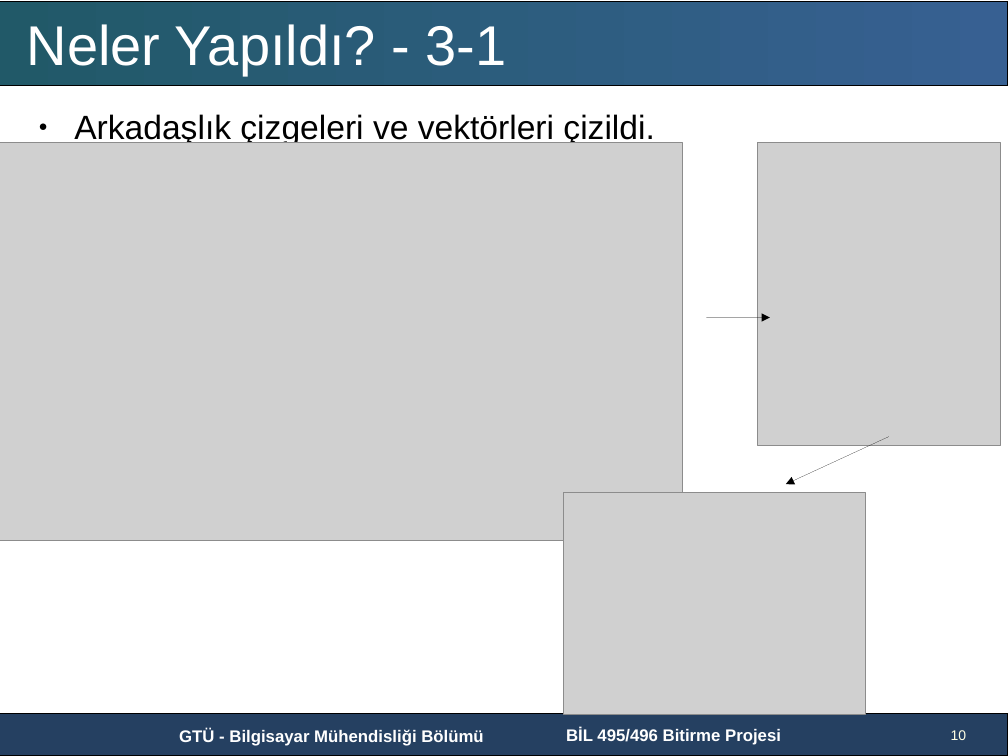
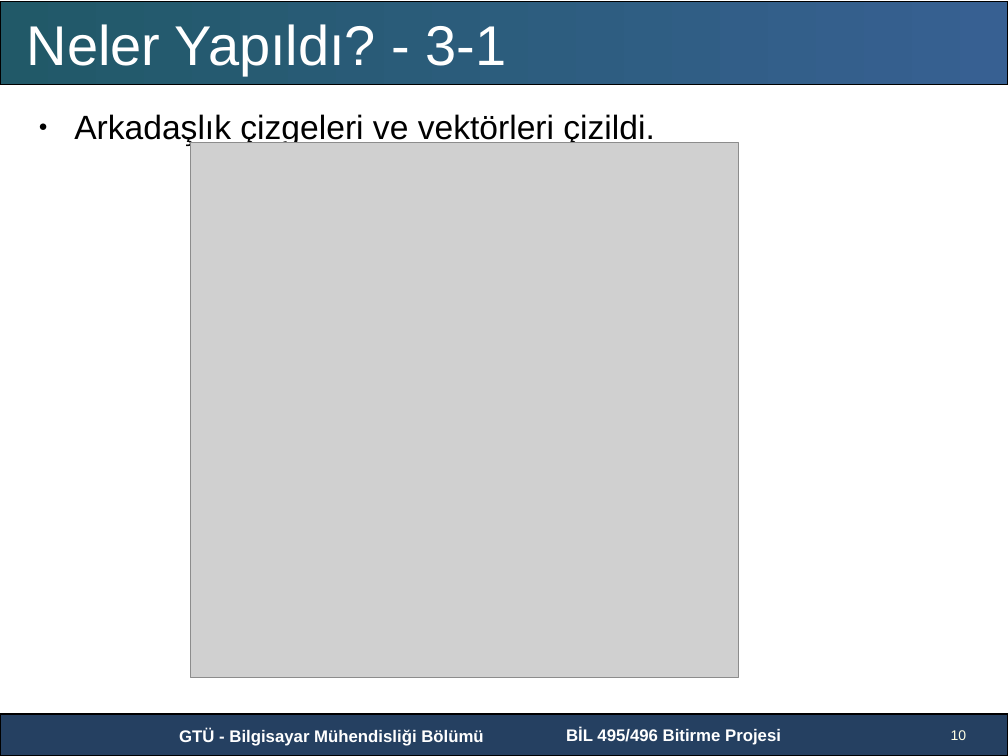
Before and after one commit to GTU-Projects/CSE496_Node2Vec_2018, a slide deck: slide 10 of Presentations/Presentation2.pptx. Drawn at 1008x756 pixels with LibreOffice and Linux fonts; fonts in the diff are those of the drawing; grey boxes stand for pictures; background and template pictures are left out. Boxes give left, top, right and bottom in pixels: in the first picture for what was removed or moved away, otherwise in the second. Text is boxed around its words. In the diff, an @@ line names an element or a change of style, - is before the commit and + after.

```diff
--- a/Presentations/Presentation2.pptx
+++ b/Presentations/Presentation2.pptx
@@ picture: place and size @@
-picture at (0, 143, 682, 540)
+picture at (191, 143, 738, 677)
@@ picture removed at (758, 143, 1001, 446) @@
@@ arrow removed from (707, 318) to (770, 318) @@
@@ arrow removed from (889, 436) to (786, 484) @@
@@ picture removed at (563, 493, 865, 715) @@
```
Also in this commit, not shown: 5 other slides changed, 2 slides added, 2 slides removed, 3 other files.
